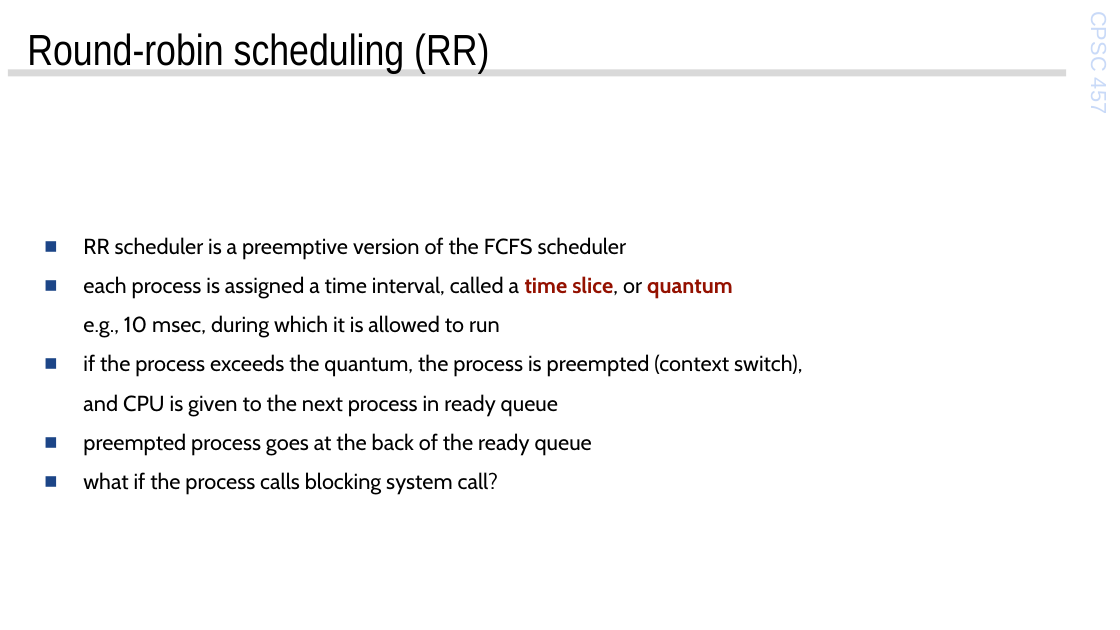
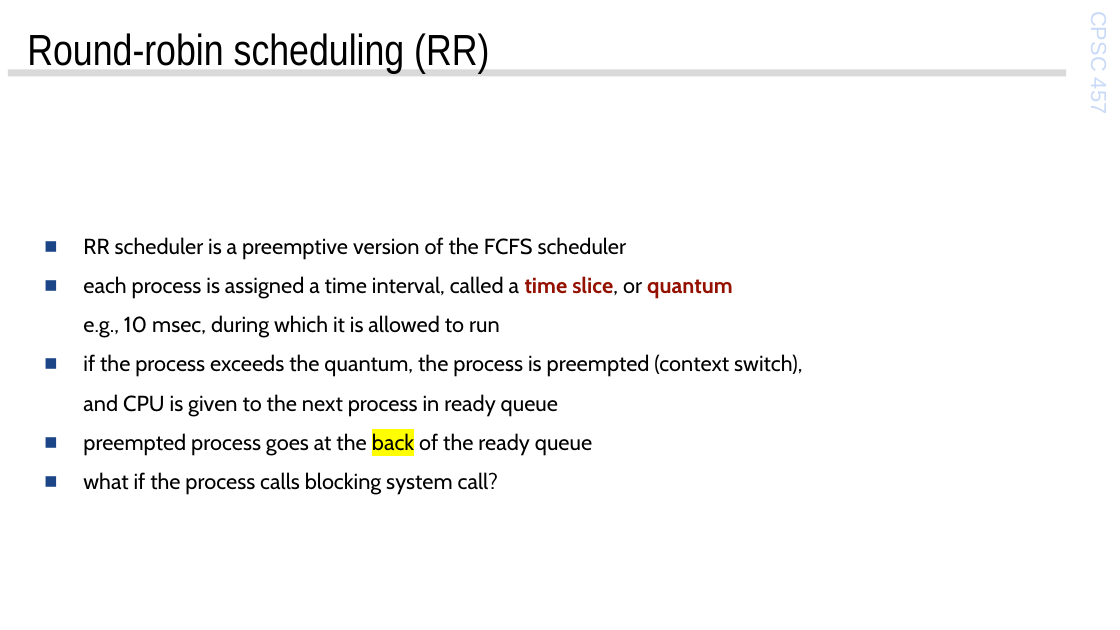
Before and after one commit to ScanonA/HW, a slide deck: slide 18 of cpsc457/classNotes/13b-scheduling.pptx. Drawn at 1120x630 pixels with LibreOffice and Linux fonts; fonts in the diff are those of the drawing; background and template pictures are left out. Boxes give left, top, right and bottom in pixels: in the first picture for what was removed or moved away, otherwise in the second. Text is boxed around its words. In the diff, an @@ line names an element or a change of style, - is before the commit and + after.

```diff
--- a/cpsc457/classNotes/13b-scheduling.pptx
+++ b/cpsc457/classNotes/13b-scheduling.pptx
@@ text at (83,433,592,455): highlight none to #FFFF00 in "back" @@
```
Also in this commit, not shown: 10 other slides changed, 1 other file.
